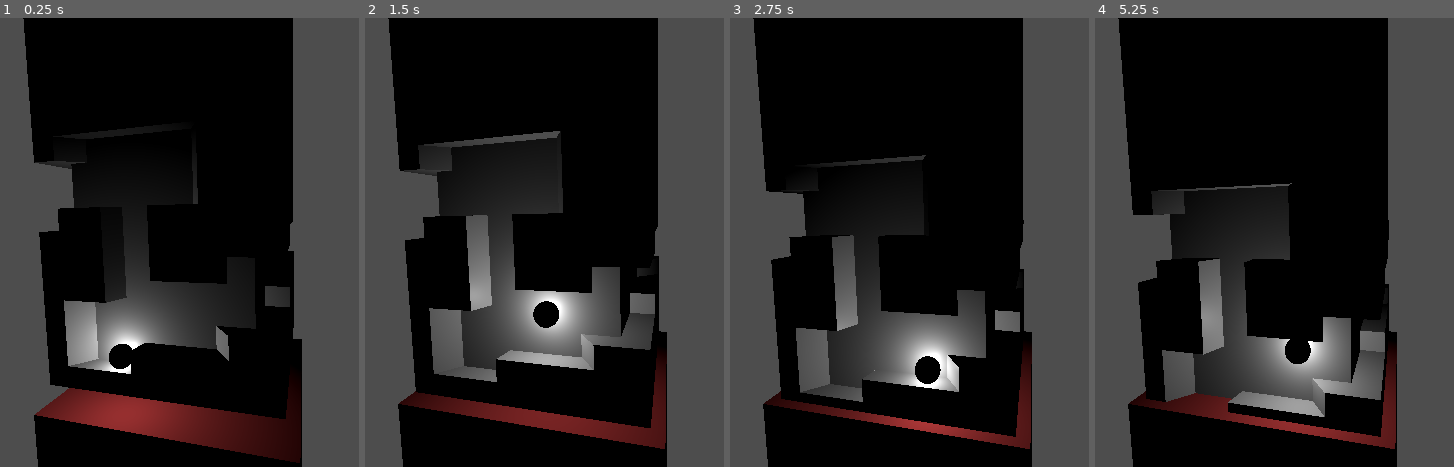
Above: before the commit, frames 1-4 (left to right).
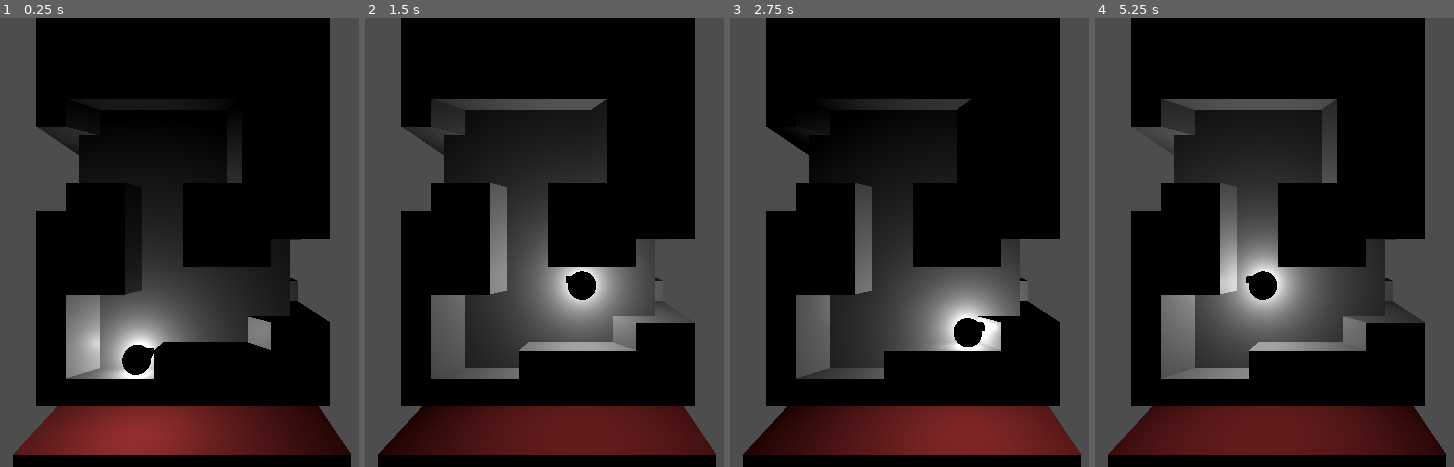
Above: after the commit, the same moments.

Repository: 0megq/LD54
Game: Godot game, scene res://Scenes/Main.tscn
Two runs of this game, one before a commit and one after it. Both use one fixed random seed, a clock stepped at 60 frames per second and the inputs below.
Inputs:
- Up to frame 1 (0.25 s): no input
- Up to frame 2 (1.5 s): hold Right (right) 0.53-1.28 s; tap Up (jump) at 0.6, 0.77, 1.07, 1.35 s; hold Left (left) from 1.28 s (still down)
- Up to frame 3 (2.75 s): tap Up (jump) at 1.52, 1.82, 2.1 s; release Left (left) at 2.03 s; hold Right (right) from 2.03 s (still down)
- Up to frame 4 (5.25 s): tap Up (jump) at 2.85, 3.02, 3.32, 3.6, 3.77, 4.07, 4.35, 4.52, 4.82, 5.1 s; release Right (right) at 3.53 s; hold Left (left) from 3.53 s (still down)

The runs differ from the first frame. In frame 1, 25% of the frame differs, in the area x 3-98%, y 0-100%; in frame 2, 36%; in frame 3, 34%; in frame 4, 49%.

Commit message:
rotating camera working

Diff:
--- a/LD54/Scenes/Main.tscn
+++ b/LD54/Scenes/Main.tscn
@@ -1,75 +1,100 @@
-[gd_scene load_steps=6 format=3 uid="uid://cjdgct24c3sh5"]
+[gd_scene load_steps=9 format=3 uid="uid://cjdgct24c3sh5"]
 
 [ext_resource type="PackedScene" uid="uid://c6b7lvyh48r7u" path="res://testlevel.glb" id="1_0mgg5"]
 [ext_resource type="PackedScene" uid="uid://bepjsqbqcn4uu" path="res://Scenes/Player.tscn" id="2_rifpo"]
 [ext_resource type="Script" path="res://Scripts/Camera.gd" id="3_v6hjv"]
 [ext_resource type="PackedScene" uid="uid://sraj34la3jhg" path="res://Scenes/Liquid.tscn" id="4_osial"]
 
-[sub_resource type="BoxShape3D" id="BoxShape3D_6dbit"]
-size = Vector3(25, 100, 0)
+[sub_resource type="BoxShape3D" id="BoxShape3D_wedd0"]
+size = Vector3(1, 5, 11)
+
+[sub_resource type="BoxShape3D" id="BoxShape3D_mu5u6"]
+size = Vector3(1, 5, 11)
+
+[sub_resource type="BoxShape3D" id="BoxShape3D_6sbus"]
+size = Vector3(1, 5, 11)
+
+[sub_resource type="BoxShape3D" id="BoxShape3D_fdd8o"]
+size = Vector3(1, 9, 11)
 
 [node name="Main" type="Node3D"]
 
+[node name="Liquid" parent="." instance=ExtResource("4_osial")]
+transform = Transform3D(1, 0, 0, 0, 1, 0, 0, 0, 1, 0, -6.31389, 0)
+
 [node name="testlevel2" parent="." instance=ExtResource("1_0mgg5")]
-unique_name_in_owner = true
 
 [node name="Player" parent="." instance=ExtResource("2_rifpo")]
 unique_name_in_owner = true
 transform = Transform3D(1, 0, 0, 0, 1, 0, 0, 0, 1, -1.666, 2.588, 4.63204)
+wall_min_slide_angle = 1.5708
 
 [node name="CameraBoundary" type="Area3D" parent="."]
-transform = Transform3D(1, 0, 0, 0, 1, 0, 0, 0, 1, 0, 50, 0)
-collision_layer = 0
-collision_mask = 4
-monitorable = false
+collision_layer = 2
+collision_mask = 0
+monitoring = false
 
 [node name="CollisionShape3D" type="CollisionShape3D" parent="CameraBoundary"]
-transform = Transform3D(0.707107, 0, -0.707107, 0, 1, 0, 0.707107, 0, 0.707107, 8.8, 0, 8.8)
-shape = SubResource("BoxShape3D_6dbit")
+transform = Transform3D(1, 0, 0, 0, 1, 0, 0, 0, 1, 5.6, 5, 0)
+shape = SubResource("BoxShape3D_wedd0")
+
+[node name="StaticBody3D" type="StaticBody3D" parent="CameraBoundary/CollisionShape3D"]
+
+[node name="CollisionShape3D" type="CollisionShape3D" parent="CameraBoundary/CollisionShape3D/StaticBody3D"]
+shape = SubResource("BoxShape3D_wedd0")
 
 [node name="CameraBoundary2" type="Area3D" parent="."]
-transform = Transform3D(-4.37114e-08, 0, 1, 0, 1, 0, -1, 0, -4.37114e-08, 0, 50, 0)
-collision_layer = 0
-collision_mask = 4
-monitorable = false
+transform = Transform3D(-4.37114e-08, 0, 1, 0, 1, 0, -1, 0, -4.37114e-08, 0, 0, 0)
+collision_layer = 2
+collision_mask = 0
+monitoring = false
 
 [node name="CollisionShape3D" type="CollisionShape3D" parent="CameraBoundary2"]
-transform = Transform3D(0.707107, 0, -0.707107, 0, 1, 0, 0.707107, 0, 0.707107, 8.8, 0, 8.8)
-shape = SubResource("BoxShape3D_6dbit")
+transform = Transform3D(1, 0, 0, 0, 1, 0, 0, 0, 1, 5.6, 6.373, 0)
+shape = SubResource("BoxShape3D_mu5u6")
+
+[node name="StaticBody3D" type="StaticBody3D" parent="CameraBoundary2/CollisionShape3D"]
+
+[node name="CollisionShape3D" type="CollisionShape3D" parent="CameraBoundary2/CollisionShape3D/StaticBody3D"]
+shape = SubResource("BoxShape3D_mu5u6")
 
 [node name="CameraBoundary3" type="Area3D" parent="."]
-transform = Transform3D(-1, 0, -8.74228e-08, 0, 1, 0, 8.74228e-08, 0, -1, 0, 50, 0)
-collision_layer = 0
-collision_mask = 4
-monitorable = false
+transform = Transform3D(-1, 0, -8.74228e-08, 0, 1, 0, 8.74228e-08, 0, -1, 0, 0, 0)
+collision_layer = 2
+collision_mask = 0
+monitoring = false
 
 [node name="CollisionShape3D" type="CollisionShape3D" parent="CameraBoundary3"]
-transform = Transform3D(0.707107, 0, -0.707107, 0, 1, 0, 0.707107, 0, 0.707107, 8.8, 0, 8.8)
-shape = SubResource("BoxShape3D_6dbit")
+transform = Transform3D(1, 0, 0, 0, 1, 0, 0, 0, 1, 5.6, 7.343, 0)
+shape = SubResource("BoxShape3D_6sbus")
+
+[node name="StaticBody3D" type="StaticBody3D" parent="CameraBoundary3/CollisionShape3D"]
+
+[node name="CollisionShape3D" type="CollisionShape3D" parent="CameraBoundary3/CollisionShape3D/StaticBody3D"]
+shape = SubResource("BoxShape3D_6sbus")
 
 [node name="CameraBoundary4" type="Area3D" parent="."]
-transform = Transform3D(1.19249e-08, 0, -1, 0, 1, 0, 1, 0, 1.19249e-08, 0, 50, 0)
-collision_layer = 0
-collision_mask = 4
-monitorable = false
+transform = Transform3D(-4.37114e-08, 0, -1, 0, 1, 0, 1, 0, -4.37114e-08, 0, 0, 0)
+collision_layer = 2
+collision_mask = 0
+monitoring = false
 
 [node name="CollisionShape3D" type="CollisionShape3D" parent="CameraBoundary4"]
-transform = Transform3D(0.707107, 0, -0.707107, 0, 1, 0, 0.707107, 0, 0.707107, 8.8, 0, 8.8)
-shape = SubResource("BoxShape3D_6dbit")
+transform = Transform3D(1, 0, 0, 0, 1, 0, 0, 0, 1, 5.6, 5.5, 0)
+shape = SubResource("BoxShape3D_fdd8o")
+
+[node name="StaticBody3D" type="StaticBody3D" parent="CameraBoundary4/CollisionShape3D"]
+
+[node name="CollisionShape3D" type="CollisionShape3D" parent="CameraBoundary4/CollisionShape3D/StaticBody3D"]
+shape = SubResource("BoxShape3D_fdd8o")
 
 [node name="Camera" type="Node3D" parent="."]
 script = ExtResource("3_v6hjv")
 
 [node name="Camera3D" type="Camera3D" parent="Camera"]
-transform = Transform3D(0.960255, 3.33067e-16, 0.279125, -0.026365, 0.995529, 0.0907017, -0.277877, -0.0944558, 0.955961, 5.59685, 7.28924, 16.1142)
+transform = Transform3D(1, 0, 0, 0, 1, 0, 0, 0, 1, 0.857409, 5.58001, 16.1142)
 current = true
 fov = 69.0
 size = 14.4655
 
-[node name="Liquid" parent="." instance=ExtResource("4_osial")]
-transform = Transform3D(1, 0, 0, 0, 1, 0, 0, 0, 1, 0, -6.31389, 0)
-
-[connection signal="area_entered" from="CameraBoundary" to="Camera" method="_on_camera_boundary_area_entered"]
-[connection signal="area_entered" from="CameraBoundary2" to="Camera" method="_on_camera_boundary_area_entered"]
-[connection signal="area_entered" from="CameraBoundary3" to="Camera" method="_on_camera_boundary_area_entered"]
-[connection signal="area_entered" from="CameraBoundary4" to="Camera" method="_on_camera_boundary_area_entered"]
+[connection signal="edge_detected" from="Player" to="Camera" method="_on_player_edge_detected"]
--- a/LD54/Scenes/Player.tscn
+++ b/LD54/Scenes/Player.tscn
@@ -8,15 +8,18 @@
 albedo_color = Color(1, 0, 0, 1)
 emission_enabled = true
 
+[sub_resource type="BoxMesh" id="BoxMesh_7f63i"]
+size = Vector3(0.3, 0.2, 0.5)
+
+[sub_resource type="StandardMaterial3D" id="StandardMaterial3D_k8o5l"]
+albedo_color = Color(0, 0, 0, 1)
+
 [sub_resource type="SphereShape3D" id="SphereShape3D_4ac43"]
-
-[sub_resource type="SphereShape3D" id="SphereShape3D_0mq1o"]
-radius = 0.05
 
 [node name="Player" type="CharacterBody3D"]
 collision_layer = 2
+wall_min_slide_angle = 0.785398
 script = ExtResource("1_8wmxw")
-run_speed = 6.0
 jump_height = 2.0
 jump_duration = 0.3
 fall_duration = 0.3
@@ -26,15 +29,21 @@
 mesh = SubResource("SphereMesh_o5s2h")
 surface_material_override/0 = SubResource("StandardMaterial3D_e3633")
 
+[node name="MeshInstance3D" type="MeshInstance3D" parent="MeshInstance3D"]
+transform = Transform3D(1, 0, 0, 0, 1, 0, 0, 0, 1, 0.406892, 0.227306, 0)
+mesh = SubResource("BoxMesh_7f63i")
+surface_material_override/0 = SubResource("StandardMaterial3D_k8o5l")
+
+[node name="RayCast3D" type="RayCast3D" parent="MeshInstance3D"]
+transform = Transform3D(1, 0, 0, 0, 1, 0, 0, 0, 1, 0.5, 0, 0)
+target_position = Vector3(0.05, 0, 0)
+collision_mask = 2
+hit_from_inside = true
+collide_with_areas = true
+collide_with_bodies = false
+
 [node name="CollisionShape3D" type="CollisionShape3D" parent="."]
 shape = SubResource("SphereShape3D_4ac43")
 
-[node name="CameraBoundaryZone" type="Area3D" parent="."]
-collision_layer = 4
-collision_mask = 0
-
-[node name="CollisionShape3D" type="CollisionShape3D" parent="CameraBoundaryZone"]
-shape = SubResource("SphereShape3D_0mq1o")
-
 [node name="OmniLight3D" type="OmniLight3D" parent="."]
 omni_range = 10.0
--- a/LD54/Scripts/Camera.gd
+++ b/LD54/Scripts/Camera.gd
@@ -1,20 +1,6 @@
 extends Node3D
 
 var transitioning: bool = false
-
-func _on_camera_boundary_area_entered(area: Area3D) -> void:
-	var tween = create_tween()
-	tween.tween_property(self, "rotation", rotation + Vector3.UP * PI/2 * sign(%Player.velocity.x), 0.5)
-	tween.set_pause_mode(Tween.TWEEN_PAUSE_PROCESS)
-
-	get_tree().paused = true
-	await tween.finished
-	get_tree().paused = false
-
-	rotation.y = 0
-
-	%testlevel2.rotate_y(-PI/2 * sign(%Player.velocity.x))
-	%Player.position.x -= 9 * sign(%Player.velocity.x)
 
 
 func _ready() -> void:
@@ -23,5 +9,22 @@
 	set_physics_process(true)
 
 
-func _physics_process(delta: float) -> void:
-	position.y += delta * 2 / 3
+#func _physics_process(delta: float) -> void:
+#	position.y += delta * 2 / 3
+
+
+func _on_player_edge_detected() -> void:
+
+
+	%Player.run_direction = %Player.run_direction.rotated(Vector3.UP, PI/2 * sign(%Player.speed))
+	%Player.rotate_y(PI/2 * sign(%Player.speed))
+
+	var tween = create_tween()
+	tween.tween_property(self, "rotation", rotation + Vector3.UP * PI/2 * sign(%Player.speed), 0.2)
+	tween.set_pause_mode(Tween.TWEEN_PAUSE_PROCESS)
+
+	get_tree().paused = true
+	await tween.finished
+	get_tree().paused = false
+
+	rotation = %Player.rotation
--- a/LD54/Scripts/Liquid.gd
+++ b/LD54/Scripts/Liquid.gd
@@ -1,7 +1,7 @@
 extends Area3D
-
-func _physics_process(delta: float) -> void:
-	position.y += delta * 2 / 3
+#
+#func _physics_process(delta: float) -> void:
+#	position.y += delta * 2 / 3
 
 
 func _on_body_entered(body: Node3D) -> void:
--- a/LD54/Scripts/Player.gd
+++ b/LD54/Scripts/Player.gd
@@ -1,8 +1,12 @@
 extends CharacterBody3D
 class_name Player
+signal edge_detected
 
-@export var run_speed: float = 20.0
 
+@export var max_speed: float = 5.0
+@export var acceleration: float = 100.0
+var run_direction: Vector3 = Vector3.RIGHT
+var speed: float
 
 # Jumping
 @export var jump_height: float
@@ -18,15 +22,37 @@
 
 
 func _physics_process(delta: float) -> void:
-	velocity.x = lerp(velocity.x, Input.get_axis("left", "right") * run_speed, 0.4)
+	$MeshInstance3D/RayCast3D.enabled = true
+	if $MeshInstance3D/RayCast3D.is_colliding():
+		edge_detected.emit()
+		$MeshInstance3D/RayCast3D.enabled = false
 
-	velocity.z = 0
-	position.z = 4.6
+	var h_input = Input.get_axis("left", "right")
 
+	$MeshInstance3D.scale.x = h_input if h_input != 0 else $MeshInstance3D.scale.x
+
+	#Deacceleration
+	if h_input == 0 and abs(speed) > 0.1:
+		speed -= acceleration * delta * sign(speed)
+
+	#Acceleration
+	speed += h_input * acceleration * delta
+
+	#Max speed
+	speed = clamp(speed, -max_speed, max_speed)
+
+	#Rotating speed
+	velocity.x = run_direction.x * speed
+	velocity.z = run_direction.z * speed
+
+
+	#Jumping and falling
 	if Input.is_action_just_pressed("jump") and is_on_floor():
 		velocity.y += jump_velocity
 
-	var gravity = fall_gravity if velocity.y < 0 else jump_gravity
-	velocity.y -= gravity * delta
+	if !is_on_floor():
+		var gravity = fall_gravity if velocity.y < 0 else jump_gravity
+		velocity.y -= gravity * delta
+
 
 	move_and_slide()
--- a/LD54/node_3d.tscn
+++ /dev/null
@@ -1,3 +0,0 @@
-[gd_scene format=3 uid="uid://bvcdd8plkvw72"]
-
-[node name="Node3D" type="Node3D"]
Not shown: 1 places in LD54/Scenes/Player.tscn that only renumber resources
